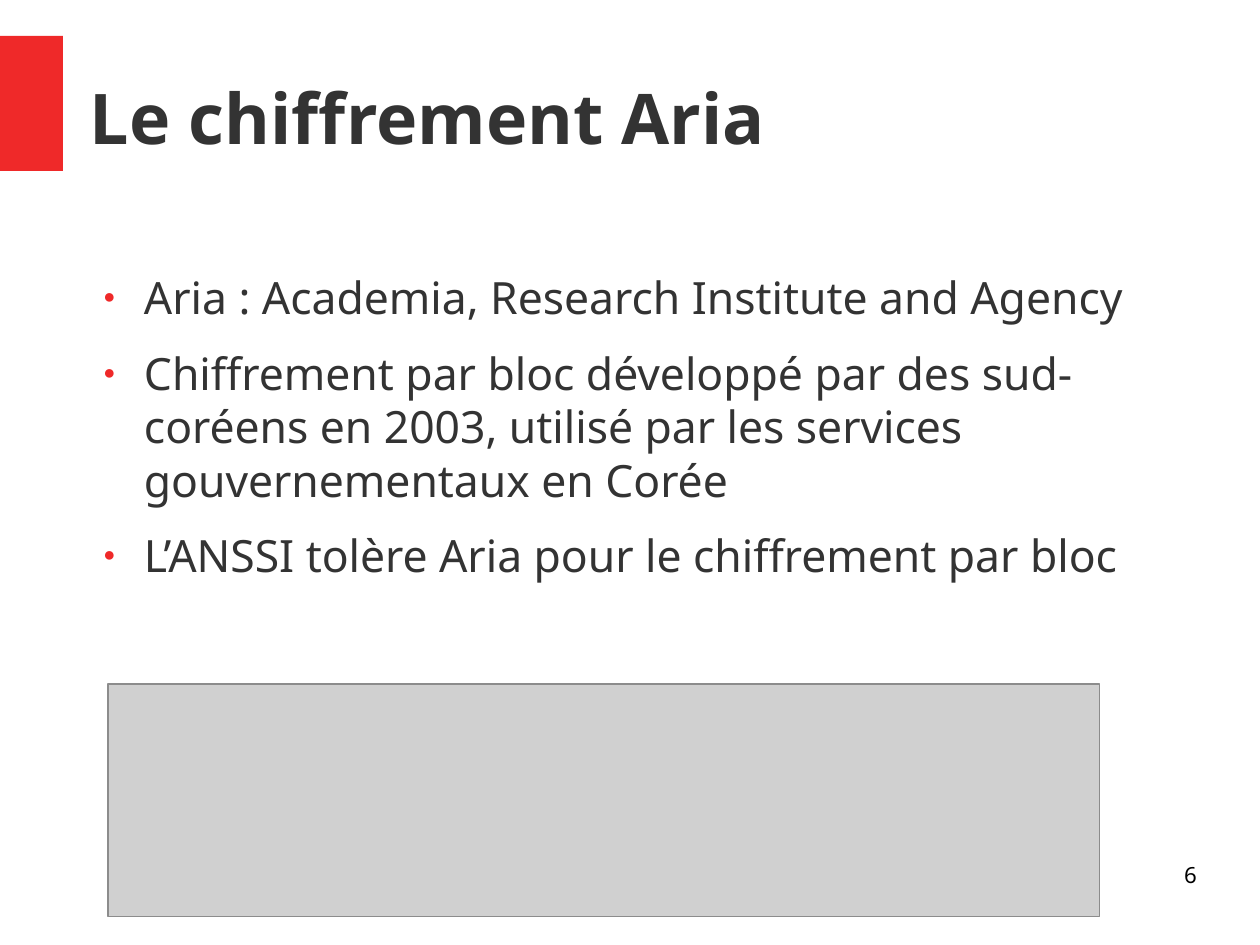
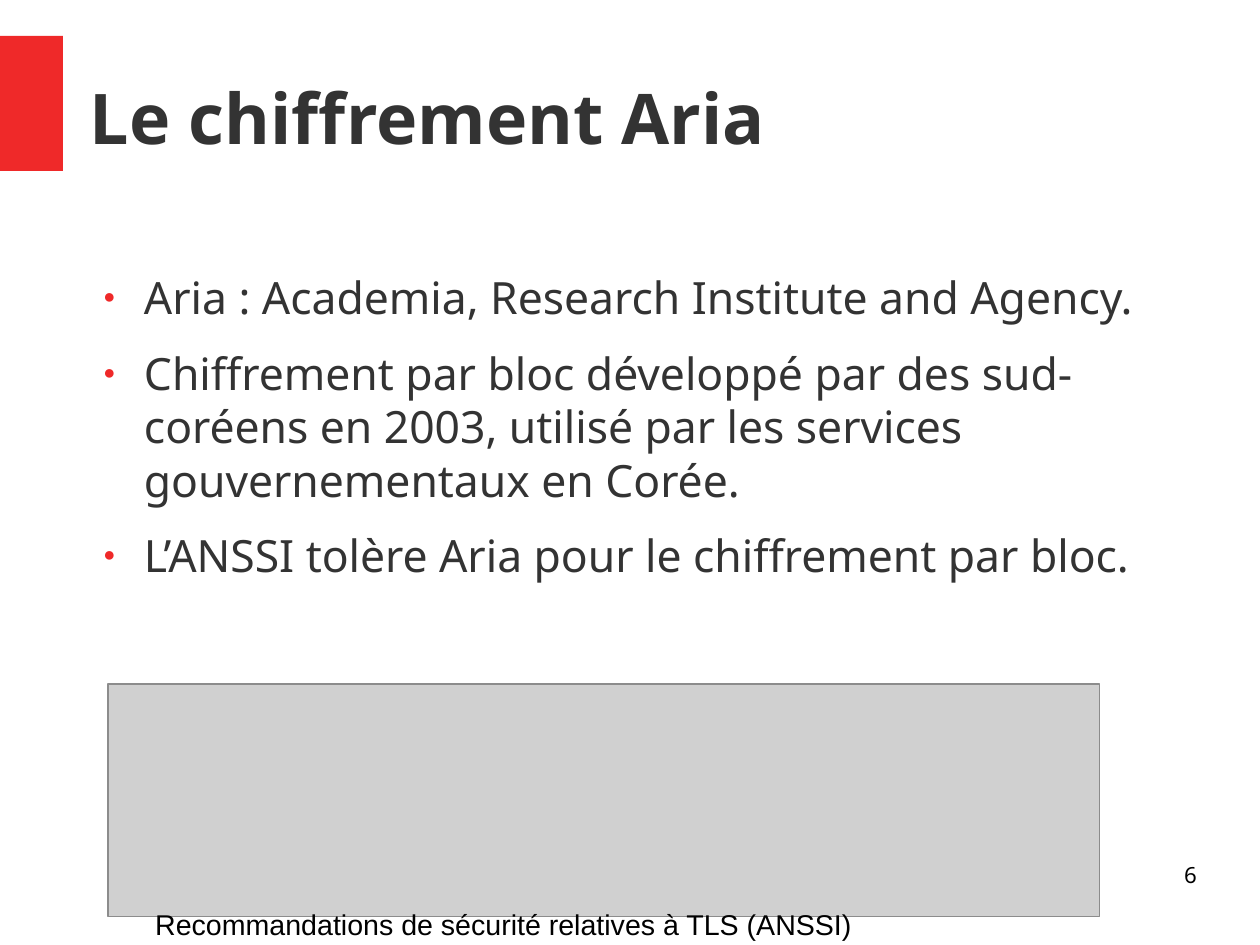
Before and after one commit to Allard-Chris/Aria, a slide deck: slide 6 of docs/[M2CSI]_ICP_Aria_Allard_Aulagnier.odp. Drawn at 1260x945 pixels with LibreOffice and Linux fonts; fonts in the diff are those of the drawing; grey boxes stand for pictures. Boxes give left, top, right and bottom in pixels: in the first picture for what was removed or moved away, otherwise in the second. Text is boxed around its words. In the diff, an @@ line names an element or a change of style, - is before the commit and + after.

```diff
--- a/docs/[M2CSI]_ICP_Aria_Allard_Aulagnier.odp
+++ b/docs/[M2CSI]_ICP_Aria_Allard_Aulagnier.odp
@@ text at (x1=144, y1=280, x2=1132, y2=583): text changed @@
-● Aria : Academia, Research Institute and Agency
-● Chiffrement par bloc développé par des sud-coréens en 2003, utilisé par les services gouvernementaux en Corée
-● L’ANSSI tolère Aria pour le chiffrement par bloc
+● Aria : Academia, Research Institute and Agency.
+● Chiffrement par bloc développé par des sud-coréens en 2003, utilisé par les services gouvernementaux en Corée.
+● L’ANSSI tolère Aria pour le chiffrement par bloc.
@@ text added at (x1=155, y1=913, x2=852, y2=941), 18 pt, text #000000 @@
+Recommandations de sécurité relatives à TLS (ANSSI)
```
Also in this commit, not shown: 20 other slides changed, 2 slides added, 1 other file.
